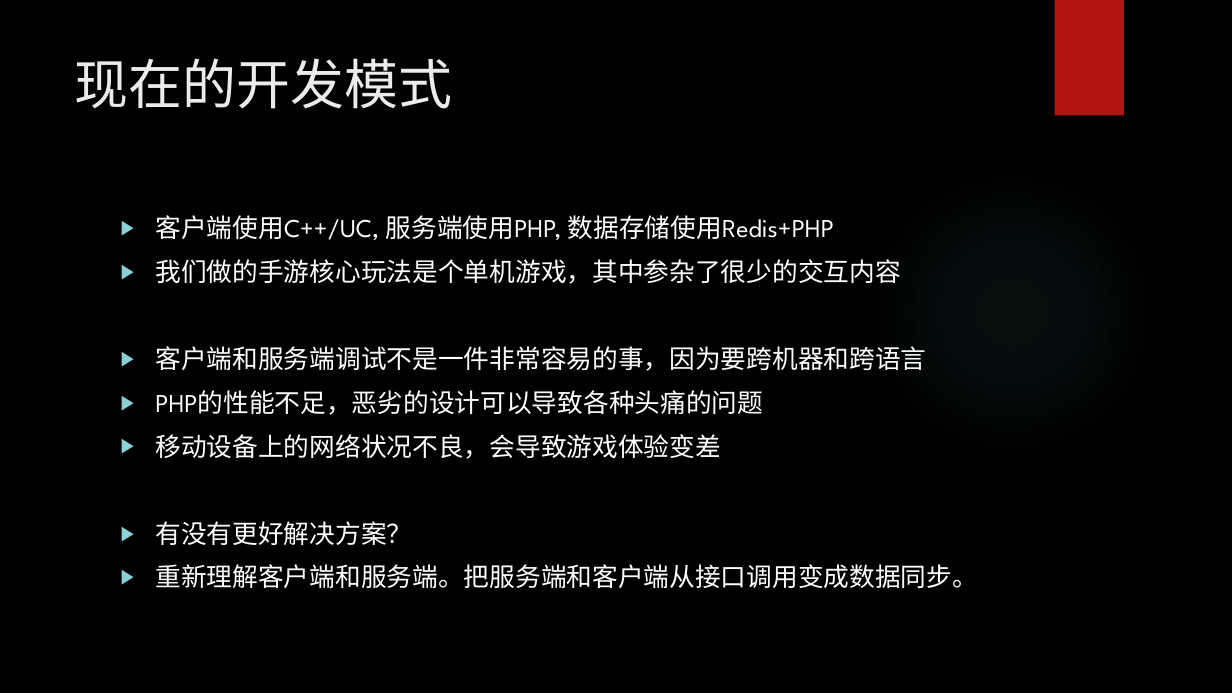
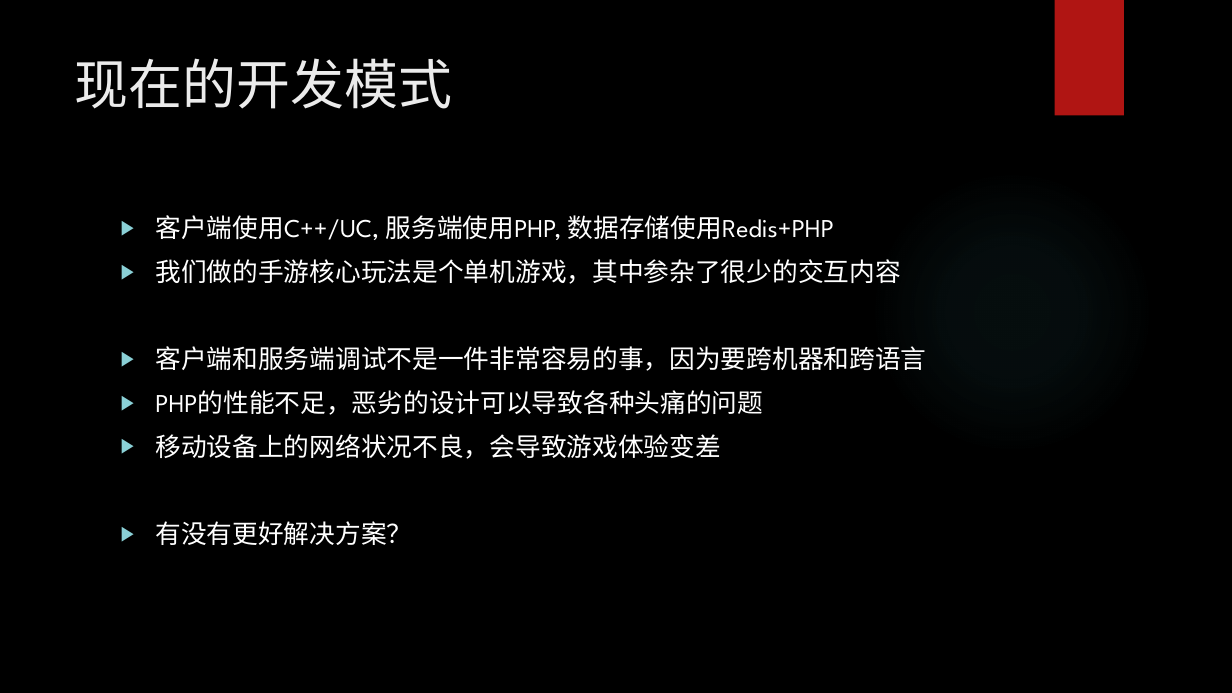
Before and after one commit to luozhishen/gameengine, a slide deck: slide 6 of Development/Documents/ZionEngine.pptx. Drawn at 1232x693 pixels with LibreOffice and Linux fonts; fonts in the diff are those of the drawing; background and template pictures are left out. Boxes give left, top, right and bottom in pixels: in the first picture for what was removed or moved away, otherwise in the second. Text is boxed around its words. In the diff, an @@ line names an element or a change of style, - is before the commit and + after.

```diff
--- a/Development/Documents/ZionEngine.pptx
+++ b/Development/Documents/ZionEngine.pptx
@@ text at [155, 564, 978, 588]: paragraph removed @@
-▶ 重新理解客户端和服务端。把服务端和客户端从接口调用变成数据同步。
```
Also in this commit, not shown: 17 other files.
